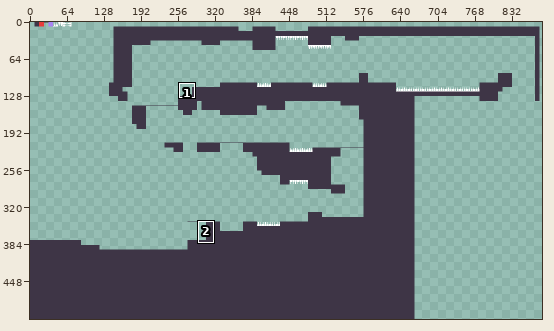
Two states of a pixel-art file, graphics/test_room.aseprite. The picture above shows the old version from afar; the outline marks the close-up.
Close-up. As it was:
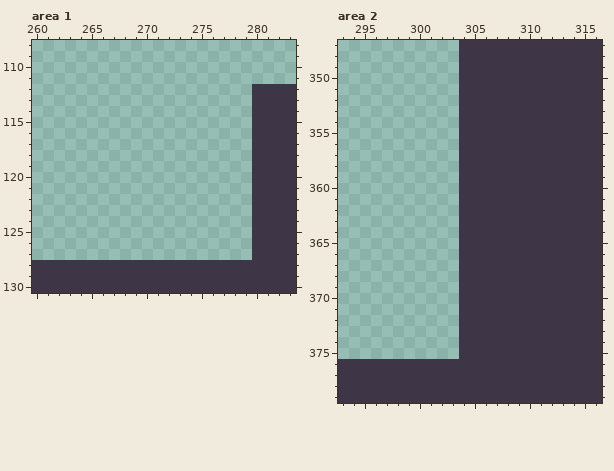
1024x512 pixels, 1 frame. Shown: area 1: x 260..283, y 108..130; area 2: x 293..316, y 347..379. The wide view leaves out empty margins. The commit also changed other parts of the picture, which this record leaves out.
The same view after the edit:
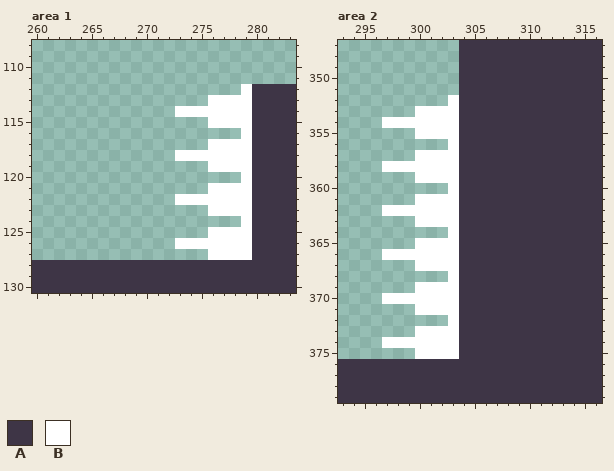
Palette (. is transparent): A #3e3546  B #ffffff
Change:
Area 1, layer "TestTilemap":
y 112: x 279 . -> B
y 113: x 276..279 .... -> BBBB
y 114: x 273..279 ....... -> BBBBBBB
y 115: x 276..279 .... -> BBBB
y 116: x 279 . -> B
y 117: x 276..279 .... -> BBBB
y 118: x 273..279 ....... -> BBBBBBB
y 119: x 276..279 .... -> BBBB
y 120: x 279 . -> B
y 121: x 276..279 .... -> BBBB
y 122: x 273..279 ....... -> BBBBBBB
y 123: x 276..279 .... -> BBBB
y 124: x 279 . -> B
y 125: x 276..279 .... -> BBBB
y 126: x 273..279 ....... -> BBBBBBB
y 127: x 276..279 .... -> BBBB
Area 2, layer "TestTilemap":
y 352: x 303 . -> B
y 353: x 300..303 .... -> BBBB
y 354: x 297..303 ....... -> BBBBBBB
y 355: x 300..303 .... -> BBBB
y 356: x 303 . -> B
y 357: x 300..303 .... -> BBBB
y 358: x 297..303 ....... -> BBBBBBB
y 359: x 300..303 .... -> BBBB
y 360: x 303 . -> B
y 361: x 300..303 .... -> BBBB
y 362: x 297..303 ....... -> BBBBBBB
y 363: x 300..303 .... -> BBBB
y 364: x 303 . -> B
y 365: x 300..303 .... -> BBBB
y 366: x 297..303 ....... -> BBBBBBB
y 367: x 300..303 .... -> BBBB
y 368: x 303 . -> B
y 369: x 300..303 .... -> BBBB
y 370: x 297..303 ....... -> BBBBBBB
y 371: x 300..303 .... -> BBBB
y 372: x 303 . -> B
y 373: x 300..303 .... -> BBBB
y 374: x 297..303 ....... -> BBBBBBB
y 375: x 300..303 .... -> BBBB
